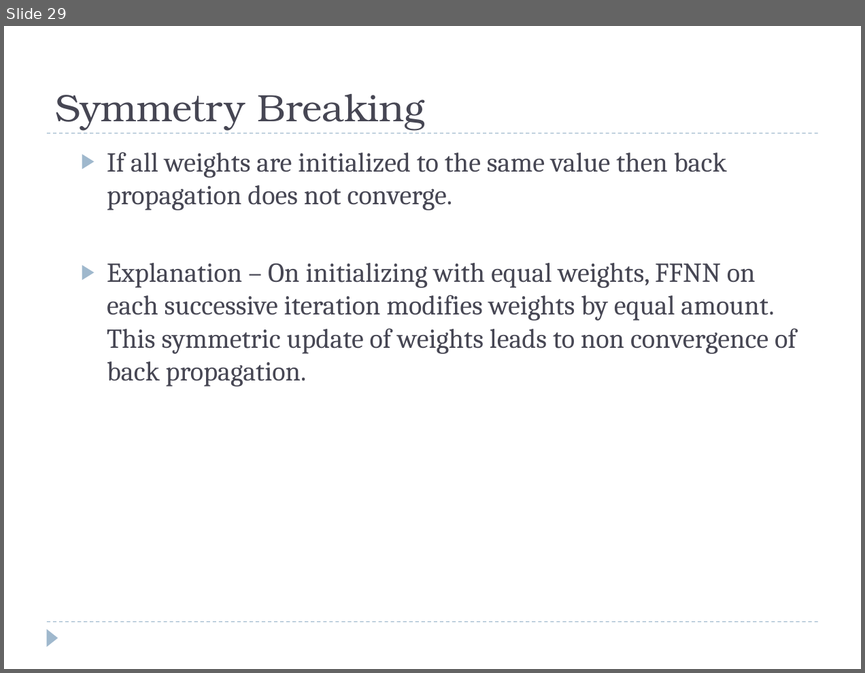
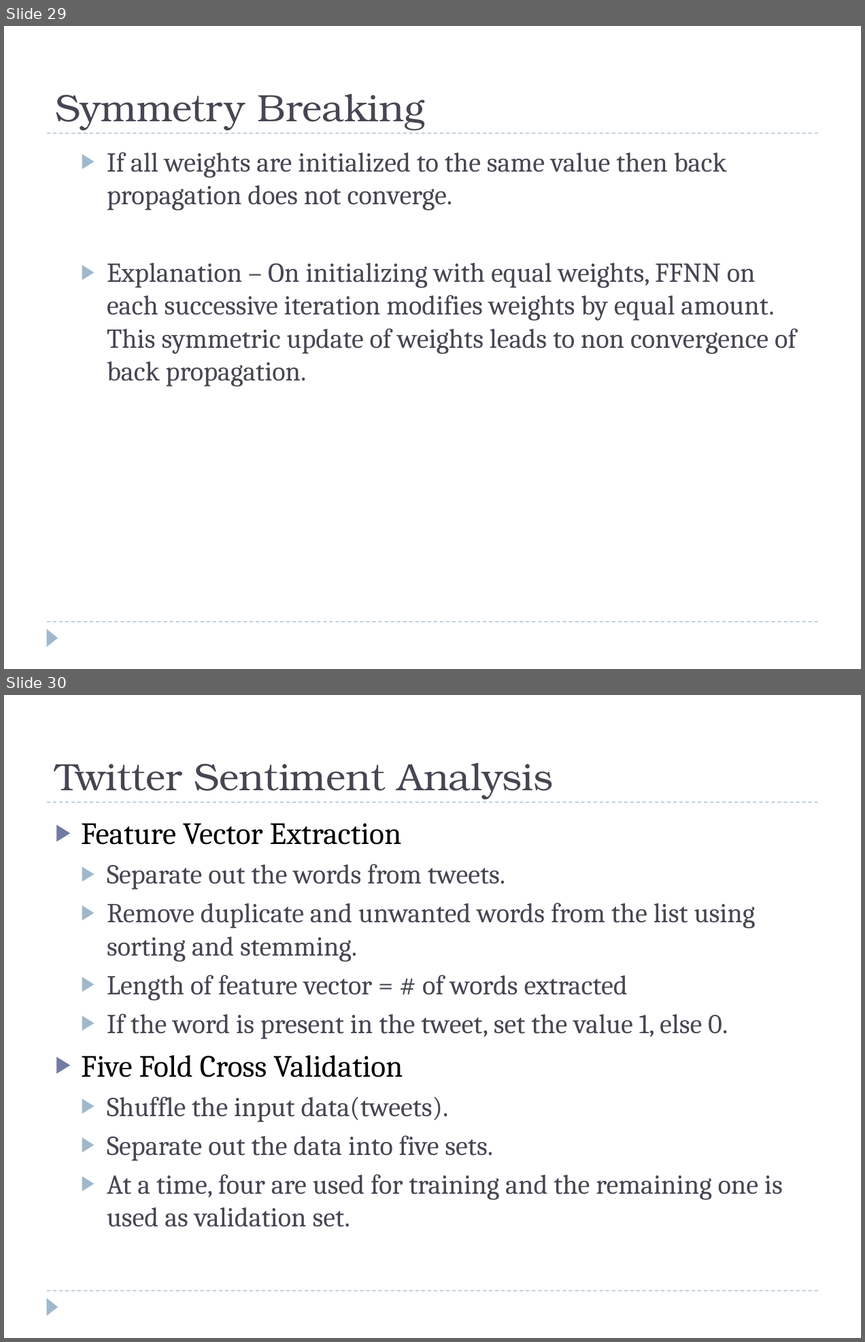
Before and after one commit to mayank127/AILab, a slide deck: slides/backpropagation.pptx. Shown one above the other, each under a label of ours: slide 29 before the commit, slides 29 and 30 after it. The pictures are 865x673 and 865x1342 pixels, drawn with LibreOffice and Linux fonts; fonts in the diff are those of the drawing. Boxes give left, top, right and bottom in pixels: in the first picture for what was removed or moved away, otherwise in the second. Text is boxed around its words. In the diff, an @@ line names an element or a change of style, - is before the commit and + after.

```diff
--- a/slides/backpropagation.pptx
+++ b/slides/backpropagation.pptx
@@ slide 30 added at [4, 695, 861, 1338], background #FFFFFF; not listed: 3 template elements that a slide beside it also shows @@
@@ title added at [55, 763, 553, 799], 32 pt, text #464653 @@
+Twitter Sentiment Analysis
@@ text added at [81, 823, 783, 1227], 23 pt, text #464653 @@
+▶ Feature Vector Extraction
+  ▶ Separate out the words from tweets.
+  ▶ Remove duplicate and unwanted words from the list using sorting and stemming.
+  ▶ Length of feature vector = # of words extracted
+  ▶ If the word is present in the tweet, set the value 1, else 0.
+▶ Five Fold Cross Validation
+  ▶ Shuffle the input data(tweets).
+  ▶ Separate out the data into five sets.
+  ▶ At a time, four are used for training and the remaining one is used as validation set.
```
Also in this commit, not shown: 9 other slides added, 1 other file.
